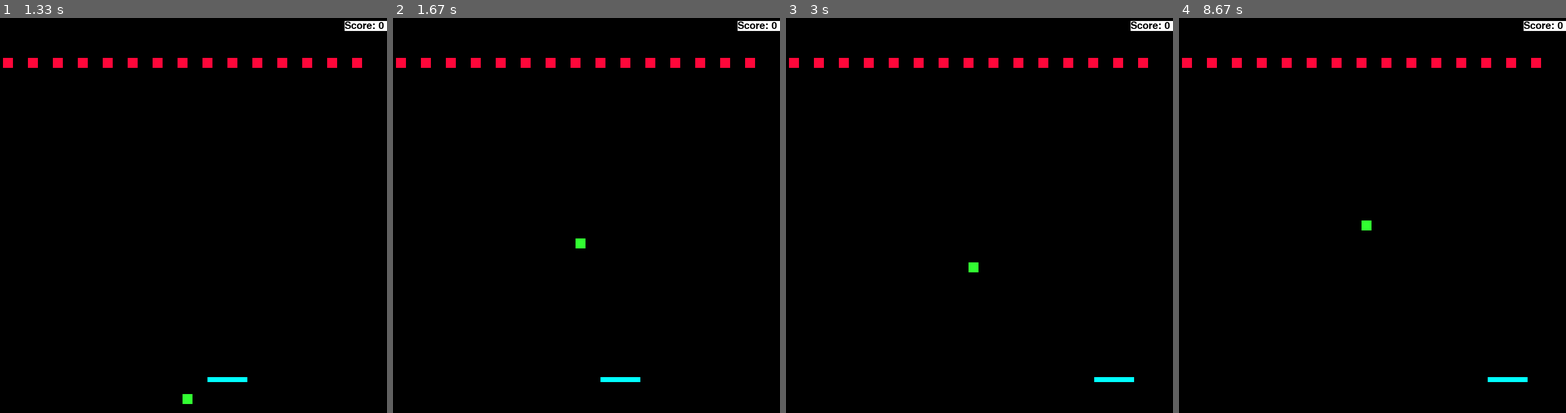
Above: before the commit, frames 1-4 (left to right).
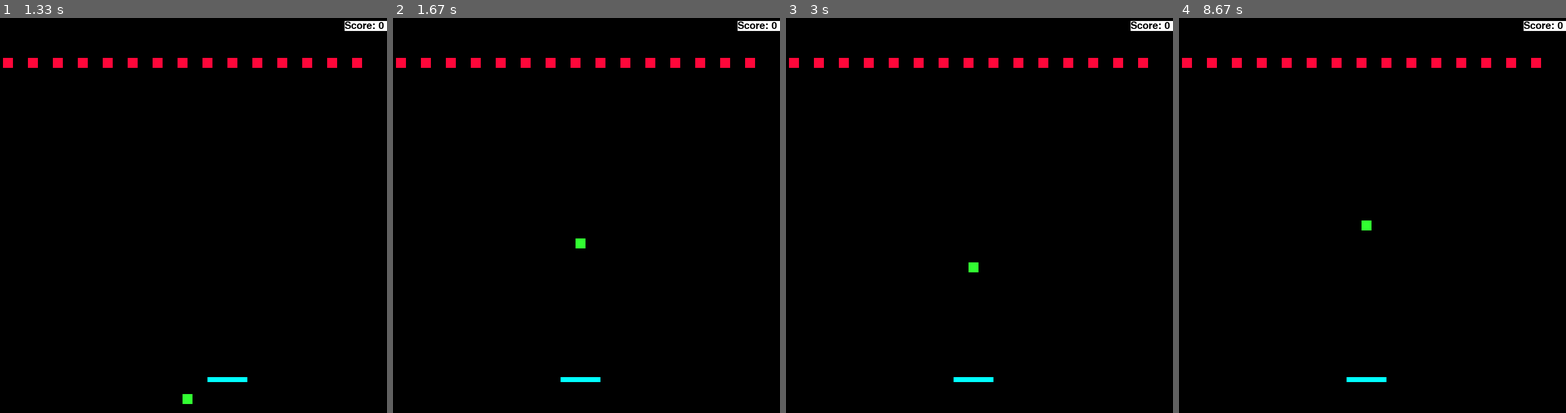
Above: after the commit, the same moments.

Repository: LogicMass621/python
Game: pygame game, started from breakout.py
Two runs of this game, one before a commit and one after it. Both use one fixed random seed, a clock stepped at 60 frames per second and the inputs below.
Inputs (mouse positions are in pixels of both pictures, inside the frame that each line leads up to):
- Up to frame 1 (1.33 s): tap Space at 0.33, 0.73, 1.03, 1.23 s; hold Right 0.67-1.13 s; move the mouse to (46, 365) at 0.7 s; hold Right from 1.17 s (still down); move the mouse to (216, 302) at 1.2 s
- Up to frame 2 (1.67 s): tap Space at 1.53 s; release Right at 1.63 s
- Up to frame 3 (3 s): hold Left 1.67-2.2 s; move the mouse to (1122, 369) at 1.7 s; tap Space at 1.73, 2.03, 2.73 s; move the mouse to (882, 270) at 2.7 s
- Up to frame 4 (8.67 s): hold Right 3.07-3.7 s; move the mouse to (1329, 183) at 3.1 s; tap Space at 3.13, 3.43, 3.8, 4.1, 4.3, 4.6, 5.13, 5.43, 5.63, 5.93, 6.2, 6.5, 6.97, 7.27, 7.63, 7.93, 8.63 s; hold Left 3.73-4.2 s; move the mouse to (1473, 258) at 3.77 s; hold Right 4.23-4.7 s; move the mouse to (1279, 258) at 4.27 s; press the mouse at (1271, 290) at 4.77 s; move the mouse to (1384, 207) at 4.87 s; move the mouse to (1500, 124) at 4.97 s; release the mouse at (1500, 124) at 5 s; hold Right 5.07-5.53 s; move the mouse to (1341, 97) at 5.1 s; hold Left 5.57-6.1 s; move the mouse to (1364, 223) at 5.6 s; hold Left 6.13-6.53 s; move the mouse to (1275, 69) at 6.17 s; click (1349, 168) at 6.62 s; hold Right 6.9-7.53 s; move the mouse to (1357, 176) at 6.93 s; hold Left 7.57-8.03 s; move the mouse to (1519, 89) at 7.6 s; move the mouse to (1329, 243) at 8.6 s

Frame 1 is identical in both runs. In frame 2, 0.3% of the frame differs, in the area x 43-64%, y 90-93%; in frame 3, 0.3%; in frame 4, 0.3%.

Commit message:
Moved game initialization after the class declarations

Diff:
--- a/breakout.py
+++ b/breakout.py
@@ -1,7 +1,6 @@
 import pygame
 import math
 import sys
-
 
 class Rect:
 
@@ -62,42 +61,13 @@
     def toPygame(self):
         return self.__pyg_rect
 
-
-pygame.mixer.pre_init(22050, -16, 2, 512)
-pygame.init()
-pygame.font.init()
-
-print('PyGame Version', pygame.version.ver)
-print('SDL Version', pygame.get_sdl_version())
-
-screenWidth = 800
-screenHeight = 800
-
-white = (255, 255, 255)
-black = (0, 0, 0)
-blue = (0, 0, 255)
-red = (255, 7, 58)
-green = (50, 255, 50)
-teal = (0, 255, 255)
-
-pygame.display.set_caption('Breakout!')
-
-surface = pygame.display.set_mode((screenWidth, screenHeight))
-
-screens = []
-pygame.mouse.set_visible(False)
-hit_sound = pygame.mixer.Sound('beep-02.wav')
-
-
 def stop_sounds():
     hit_sound.stop()
-
 
 def play_hit_sound():
     stop_sounds()
     hit_sound.play()
 
-
 class Screen:
     def render(self):
         return
@@ -105,18 +75,19 @@
     def handleEvent(self, event):
         return
 
-
 class StartScreen(Screen):
-    largeFont = pygame.font.Font('freesansbold.ttf', 80)
-    font = pygame.font.Font('freesansbold.ttf', 20)
-
-    textBreakout = largeFont.render('BREAKOUT', True, teal, black)
-    textBreakoutX = screenWidth/2-textBreakout.get_width()/2
-    textBreakoutY = screenHeight/3
-
-    textStart = font.render('Press SPACE to start', True, teal, black)
-    textStartX = screenWidth/2-textStart.get_width()/2
-    textStartY = screenHeight/2-textStart.get_height()/2
+
+    def __init__(self):
+        self.largeFont = pygame.font.Font('freesansbold.ttf', 80)
+        self.font = pygame.font.Font('freesansbold.ttf', 20)
+
+        self.textBreakout = self.largeFont.render('BREAKOUT', True, teal, black)
+        self.textBreakoutX = screenWidth/2-self.textBreakout.get_width()/2
+        self.textBreakoutY = screenHeight/3
+
+        self.textStart = self.font.render('Press SPACE to start', True, teal, black)
+        self.textStartX = screenWidth/2-self.textStart.get_width()/2
+        self.textStartY = screenHeight/2-self.textStart.get_height()/2
 
     def render(self):
         surface.fill(black)
@@ -134,10 +105,10 @@
                 screens.append(GameScreen())
         return True
 
-
 class EndScreen(Screen):
 
-    font = pygame.font.Font('freesansbold.ttf', 60)
+    def __init__(self):
+        self.font = pygame.font.Font('freesansbold.ttf', 60)
 
     def render(self):
         surface.fill(black)
@@ -153,22 +124,26 @@
                 screens.pop()
         return True
 
+class GameLevel():
+
+    def __init__(self):
+        self.blocks = []
+        return
 
 class GameScreen(Screen):
 
-    font = pygame.font.Font('freesansbold.ttf', 20)
-    largeFont = pygame.font.Font('freesansbold.ttf', 60)
-
-    paddleRectWidth = screenWidth/10
-    paddleRect = Rect(screenWidth*0.5-paddleRectWidth*0.5,
-                      screenHeight*0.9, paddleRectWidth, screenHeight/75)
-    paddleMoveSpeed = paddleRectWidth/4
-
-    ballSize = 20
-
-    stepStrength = 20.0
-
-    def __init__(self):
+    def __init__(self):
+
+        self.font = pygame.font.Font('freesansbold.ttf', 20)
+        self.largeFont = pygame.font.Font('freesansbold.ttf', 60)
+
+        self.paddleRectWidth = screenWidth/10
+        self.paddleRect = Rect(screenWidth*0.5-self.paddleRectWidth*0.5,
+                        screenHeight*0.9, self.paddleRectWidth, screenHeight/75)
+        self.paddleMoveSpeed = self.paddleRectWidth/4
+
+        self.ballSize = 20
+
         self.ball_rect = Rect((screenWidth-self.ballSize)/2,
                               screenHeight/2, self.ballSize, self.ballSize)
         self.points = 0
@@ -229,9 +204,6 @@
                 min(self.x_step, self.max_x_step), -self.max_x_step)
 
             self.y_step = -self.y_step
-
-            print('velocity', self.x_step, self.y_step,
-                  math.sqrt(self.x_step*self.x_step + self.y_step*self.y_step))
 
         if self.ball_rect.y + self.ballSize > screenHeight:
             screens.pop()
@@ -274,7 +246,32 @@
         return True
 
 
+pygame.mixer.pre_init(22050, -16, 2, 512)
+pygame.init()
+pygame.font.init()
 pygame.key.set_repeat(50, 0)
+
+print('PyGame Version', pygame.version.ver)
+print('SDL Version', pygame.get_sdl_version())
+
+screenWidth = 800
+screenHeight = 800
+
+white = (255, 255, 255)
+black = (0, 0, 0)
+blue = (0, 0, 255)
+red = (255, 7, 58)
+green = (50, 255, 50)
+teal = (0, 255, 255)
+
+pygame.display.set_caption('Breakout!')
+
+surface = pygame.display.set_mode((screenWidth, screenHeight))
+
+screens = []
+pygame.mouse.set_visible(False)
+hit_sound = pygame.mixer.Sound('beep-02.wav')
+
 screens.append(StartScreen())
 
 clock = pygame.time.Clock()
